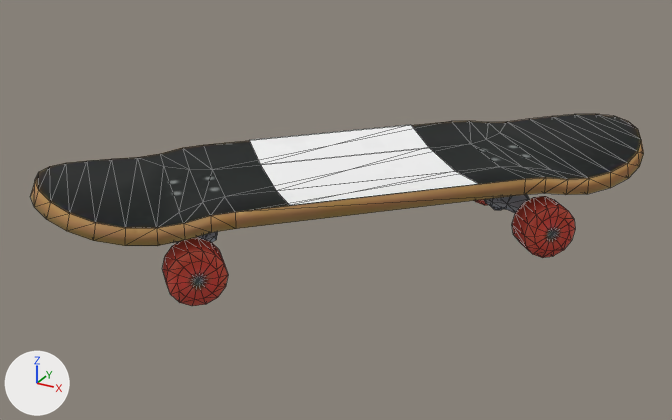
One commit to the glTF model app/static/room/models/f13523.glb: the scene before it, then after it.
Before and after are seen from a 50 mm lens placed at (7.65, -14.73, 7.99), pointed at (-0.3, -0.28, 0.77). Lighting does not change. The marker at lower left points along +X, +Y and +Z. The older version comes first. Mesh edges are drawn as thin lines. Where no turn or scale is listed for an object, it has been applied to the vertices. Vertices at exactly the same position are counted once.
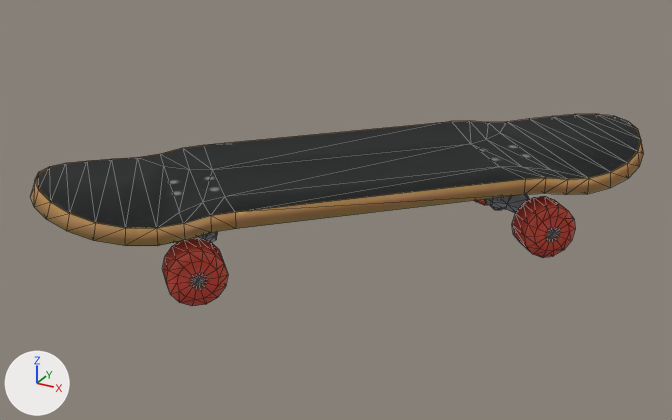
What changed in the scene script:
```text
Change me_mesh_0:
    used by ob_mesh_0; location = (-4.67, 4.66, 0.0)
    remove me_mesh_0.from_pydata(...)  # 528 vertices, 958 faces; spans x 0.0..9.32, y -9.32..0.0, z 0.0..2.0
    add me_mesh_0.from_pydata(...)  # 520 vertices, 952 faces; spans x 0.0..9.32, y -9.32..0.0, z 0.0..2.0
    me_mesh_0 part 1: the loose piece of 8 vertices spanning x 2.22..7.11, y -7.1..-2.21, z 1.6..1.74 is deleted
    remove me_mesh_0.materials.append(mat_mrefabric)
```

Location of each change, (x1, y1, x2, y2) in pixels of the pictures (672 x 420 px):
part 1 of me_mesh_0, deleted
    before: (250, 125, 478, 205)
